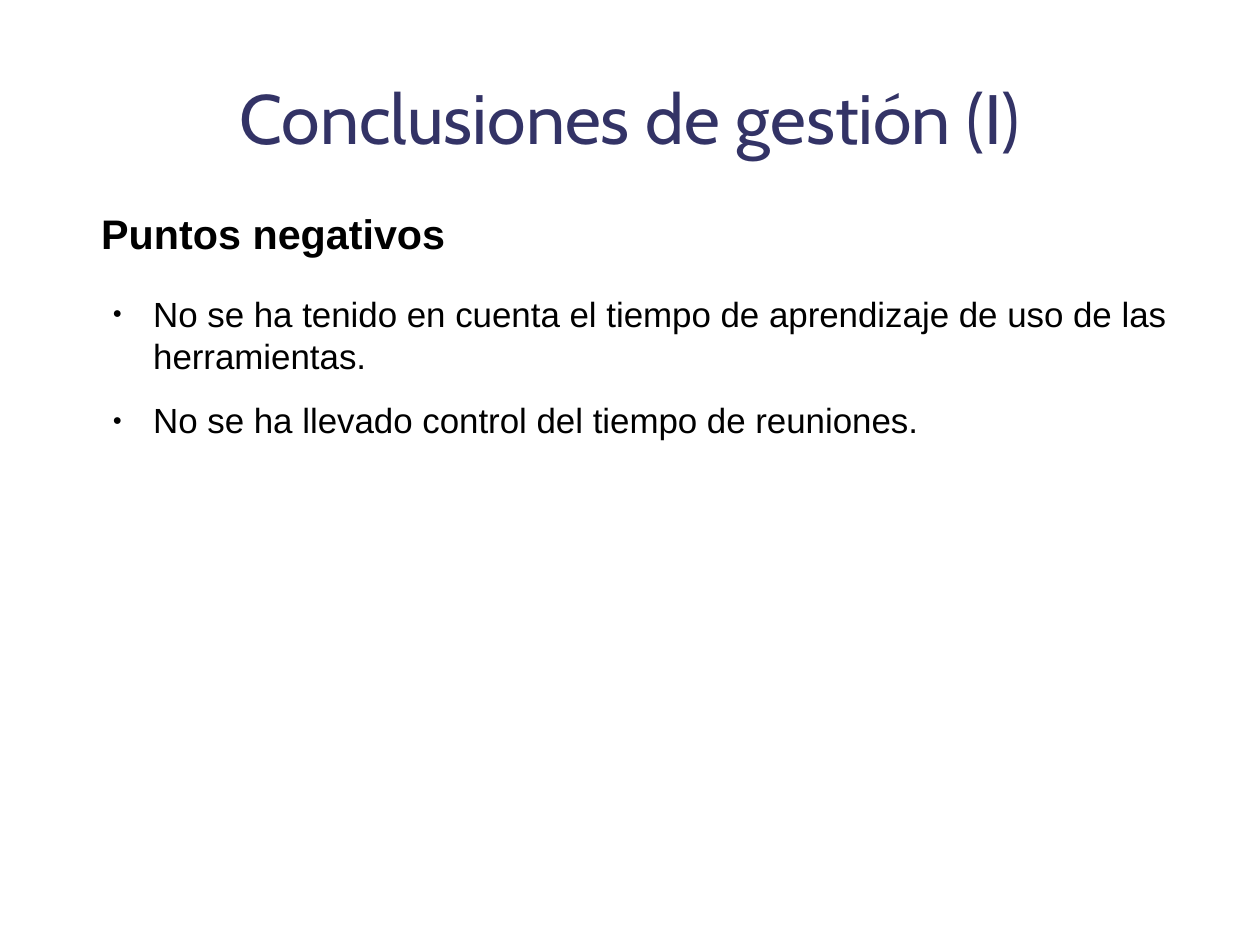
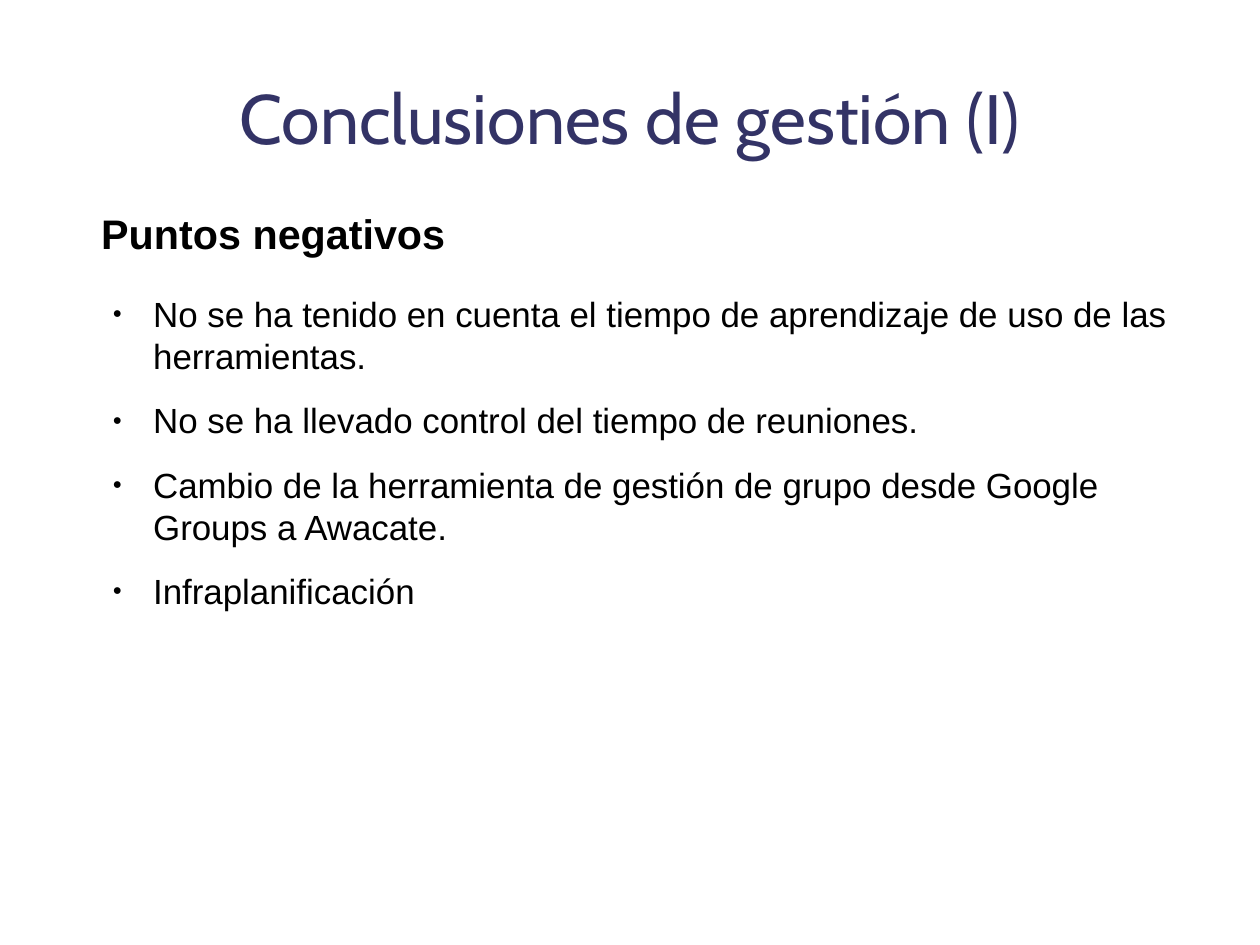
Before and after one commit to danoco78/touchteam, a slide deck: slide 19 of 1_iteracion/Planificación/Presentacion.odp. Drawn at 1260x945 pixels with LibreOffice and Linux fonts; fonts in the diff are those of the drawing; background and template pictures are left out. Boxes give left, top, right and bottom in pixels: in the first picture for what was removed or moved away, otherwise in the second. Text is boxed around its words. In the diff, an @@ line names an element or a change of style, - is before the commit and + after.

```diff
--- a/1_iteracion/Planificación/Presentacion.odp
+++ b/1_iteracion/Planificación/Presentacion.odp
@@ text at [153, 472, 1098, 611]: paragraphs added @@
+● Cambio de la herramienta de gestión de grupo desde Google Groups a Awacate.
+● Infraplanificación
```
Also in this commit, not shown: 1 other slide changed.
